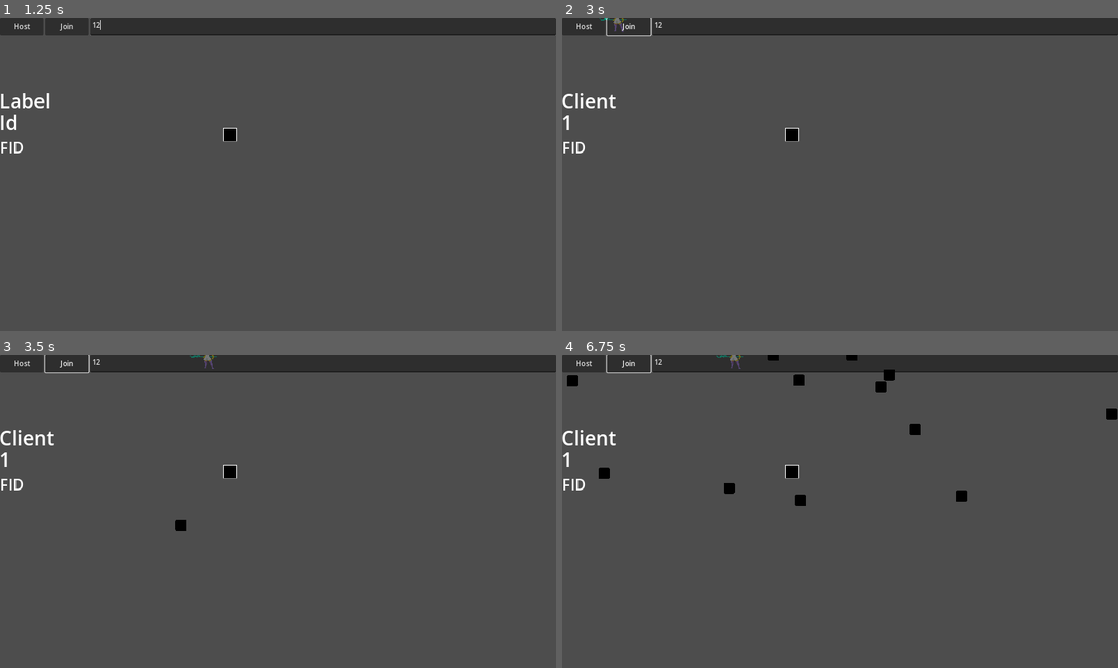
Above: before the commit, frames 1-4 (two rows, left to right).
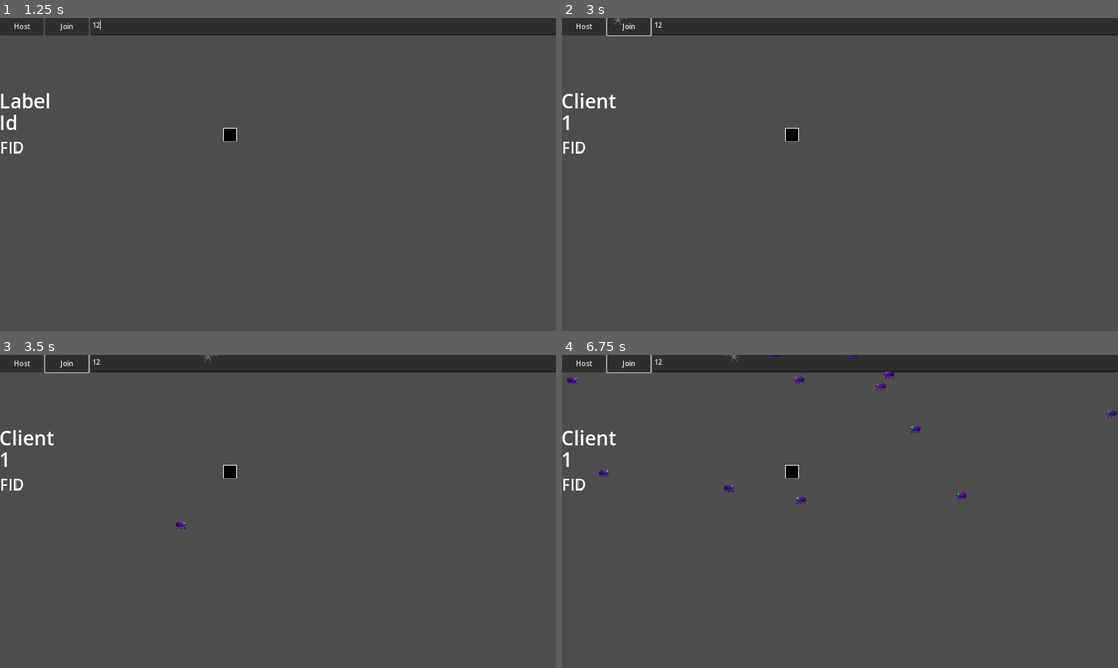
Above: after the commit, the same moments.

Repository: lokasc/rsPrototype
Game: Godot game, scene res://ver_1/game/main/game_manager.tscn
Two runs of this game, one before a commit and one after it. Both use one fixed random seed, a clock stepped at 60 frames per second and the inputs below. The engine's default icon, where the game draws it, is replaced by a stand-in: a white triangle on a blue panel in a dark square.
Inputs (mouse positions are in pixels of both pictures, inside the frame that each line leads up to):
- Up to frame 1 (1.25 s): click (322, 27) at 0.52 s; type "12" at 0.6 s
- Up to frame 2 (3 s): click "Host" at 1.25 s; click "Join" at 2 s; move the mouse to (962, 158) at 2.77 s; hold D (right) from 2.78 s (still down); click (962, 158) at 2.85 s
- Up to frame 3 (3.5 s): keep holding D (right)
- Up to frame 4 (6.75 s): move the mouse to (728, 527) at 3.52 s; release D (right) at 3.53 s; hold S (down) 3.53-4.28 s; click (728, 527) at 3.6 s; move the mouse to (895, 442) at 4.27 s; hold D (right) 4.28-5.03 s; click (895, 442) at 4.35 s; move the mouse to (812, 574) at 5.02 s; hold W (up) 5.03-5.78 s; click (812, 574) at 5.1 s; move the mouse to (1006, 558) at 5.77 s; hold A (left) from 5.78 s (still down); click (1006, 558) at 5.85 s; move the mouse to (673, 464) at 6.52 s; click (673, 464) at 6.6 s

Frame 1 is identical in both runs. In frame 2, less than 0.1% of the frame differs, in the area x 6-12%, y 0-5%; in frame 3, 0.1%; in frame 4, 0.8%, in the area x 0-100%, y 0-49%.

Commit message:
Sprites now change directions
- Added code into pest and trebbie so that the direction they move will change the sprite direction.
- Maybe integrated into the template, but I've done it here for you to check the code and also not to clash code

Diff:
--- a/ver_1/character/enemy/Pest/pest.gd
+++ b/ver_1/character/enemy/Pest/pest.gd
@@ -1,5 +1,7 @@
 class_name Pest
 extends BaseEnemy
+
+@onready var sprite : Sprite2D = $Sprite2D
 
 func _init():
 	super()
@@ -19,6 +21,15 @@
 		velocity = Vector2.ZERO
 	else:
 		velocity = direction * char_stats.spd
+
+	if direction.x <0:
+		sprite.scale.x = 1
+	elif direction.x >0:
+		sprite.scale.x = -1
+	else:
+		sprite.scale.x = -1
+
+
 	move_and_slide()
 
 func take_damage(dmg):
--- a/ver_1/character/enemy/Pest/pest.tscn
+++ b/ver_1/character/enemy/Pest/pest.tscn
@@ -1,11 +1,15 @@
 [gd_scene load_steps=6 format=3 uid="uid://cpkr32elxa7a8"]
 
 [ext_resource type="Script" path="res://ver_1/character/enemy/Pest/pest.gd" id="1_6d1pb"]
-[ext_resource type="Texture2D" uid="uid://bj87if3xp5tym" path="res://icon.svg" id="2_naecx"]
+[ext_resource type="Texture2D" uid="uid://c4raa8pik23k4" path="res://Godlucdimje_Demo_Cubes.png" id="2_ha30i"]
 
 [sub_resource type="CapsuleShape2D" id="CapsuleShape2D_2cp4r"]
+radius = 54.0
+height = 168.0
 
-[sub_resource type="CircleShape2D" id="CircleShape2D_85amp"]
+[sub_resource type="CapsuleShape2D" id="CapsuleShape2D_1m36h"]
+radius = 43.0
+height = 124.0
 
 [sub_resource type="SceneReplicationConfig" id="SceneReplicationConfig_t27sw"]
 properties/0/path = NodePath(".:position")
@@ -13,6 +17,7 @@
 properties/0/replication_mode = 1
 
 [node name="Pest" type="CharacterBody2D"]
+scale = Vector2(0.2, 0.2)
 collision_layer = 4
 collision_mask = 4
 script = ExtResource("1_6d1pb")
@@ -21,17 +26,20 @@
 char_name = "Pest"
 
 [node name="Sprite2D" type="Sprite2D" parent="."]
-modulate = Color(0, 0, 0, 1)
-scale = Vector2(0.2, 0.2)
-texture = ExtResource("2_naecx")
+texture = ExtResource("2_ha30i")
+region_enabled = true
+region_rect = Rect2(500, 530, 120, 80)
 
 [node name="CollisionBox" type="CollisionShape2D" parent="."]
+rotation = 1.5708
 shape = SubResource("CapsuleShape2D_2cp4r")
 
 [node name="HurtBox" type="Area2D" parent="."]
 
 [node name="CollisionShape2D" type="CollisionShape2D" parent="HurtBox"]
-shape = SubResource("CircleShape2D_85amp")
+rotation = 1.5708
+shape = SubResource("CapsuleShape2D_1m36h")
+debug_color = Color(0.930156, 0.224969, 0.360381, 0.42)
 
 [node name="MultiplayerSynchronizer" type="MultiplayerSynchronizer" parent="."]
 replication_config = SubResource("SceneReplicationConfig_t27sw")
--- a/ver_1/character/hero/Trebbie/trebbie.gd
+++ b/ver_1/character/hero/Trebbie/trebbie.gd
@@ -1,5 +1,11 @@
 class_name Trebbie
 extends BaseHero
+
+enum Facing {LEFT, RIGHT}
+
+var sprite_dir : int
+
+@onready var sprite : Sprite2D = $Sprite2D
 
 func _enter_tree():
 	super()
@@ -19,6 +25,18 @@
 func _physics_process(_delta):
 	super(_delta)
 
+	if input.direction.x <0:
+		sprite_dir = Facing.LEFT
+	elif input.direction.x >0:
+		sprite_dir = Facing.RIGHT
+
+	match sprite_dir:
+		0:
+			sprite.scale.x = -1
+		1:
+			sprite.scale.x = 1
+
+
 ### Overide this to modify the starting stats of your hero
 func _init_stats():
 	super()
--- a/ver_1/character/hero/Trebbie/trebbie.tscn
+++ b/ver_1/character/hero/Trebbie/trebbie.tscn
@@ -2,8 +2,8 @@
 
 [ext_resource type="Script" path="res://ver_1/character/hero/Trebbie/trebbie.gd" id="1_4x4su"]
 [ext_resource type="PackedScene" uid="uid://dl6n7678g0f18" path="res://ver_1/character/hero/Trebbie/trebbie_attack.tscn" id="2_psvnt"]
-[ext_resource type="Texture2D" uid="uid://h2p4t7iiyded" path="res://trebs.png" id="2_vnlid"]
 [ext_resource type="Script" path="res://player_input.gd" id="3_tkpg3"]
+[ext_resource type="Texture2D" uid="uid://bjbqj24xb60e8" path="res://Trebbie_Sheet_32.png" id="4_3i3qh"]
 [ext_resource type="PackedScene" uid="uid://cygb46cfx7bom" path="res://ver_1/vfx/text_pop_up.tscn" id="4_ghe2d"]
 
 [sub_resource type="SceneReplicationConfig" id="SceneReplicationConfig_6jp8r"]
@@ -21,6 +21,8 @@
 properties/3/replication_mode = 1
 
 [sub_resource type="CapsuleShape2D" id="CapsuleShape2D_g3diu"]
+radius = 9.0
+height = 32.0
 
 [node name="Trebbie" type="CharacterBody2D" node_paths=PackedStringArray("basic_attack")]
 collision_layer = 2
@@ -41,7 +43,8 @@
 shape = SubResource("CapsuleShape2D_g3diu")
 
 [node name="Sprite2D" type="Sprite2D" parent="."]
-texture = ExtResource("2_vnlid")
-offset = Vector2(-10, 0)
+texture = ExtResource("4_3i3qh")
+offset = Vector2(9.4, -7.2)
+hframes = 4
 
 [node name="TextPopUp" parent="." instance=ExtResource("4_ghe2d")]
